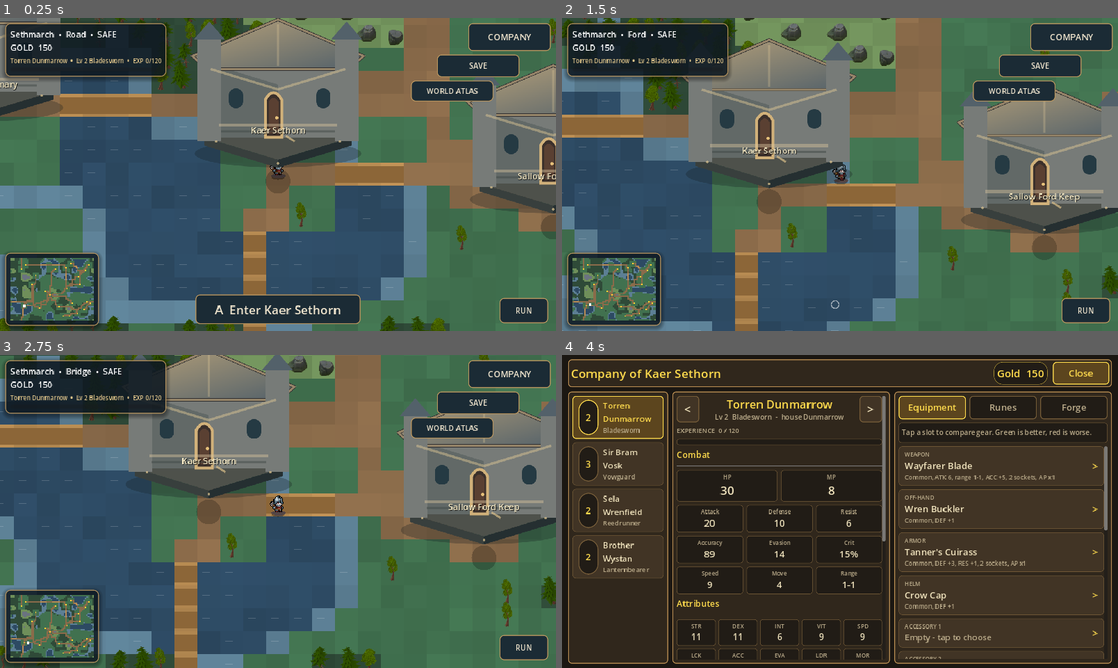
Above: before the commit, frames 1-4 (two rows, left to right).
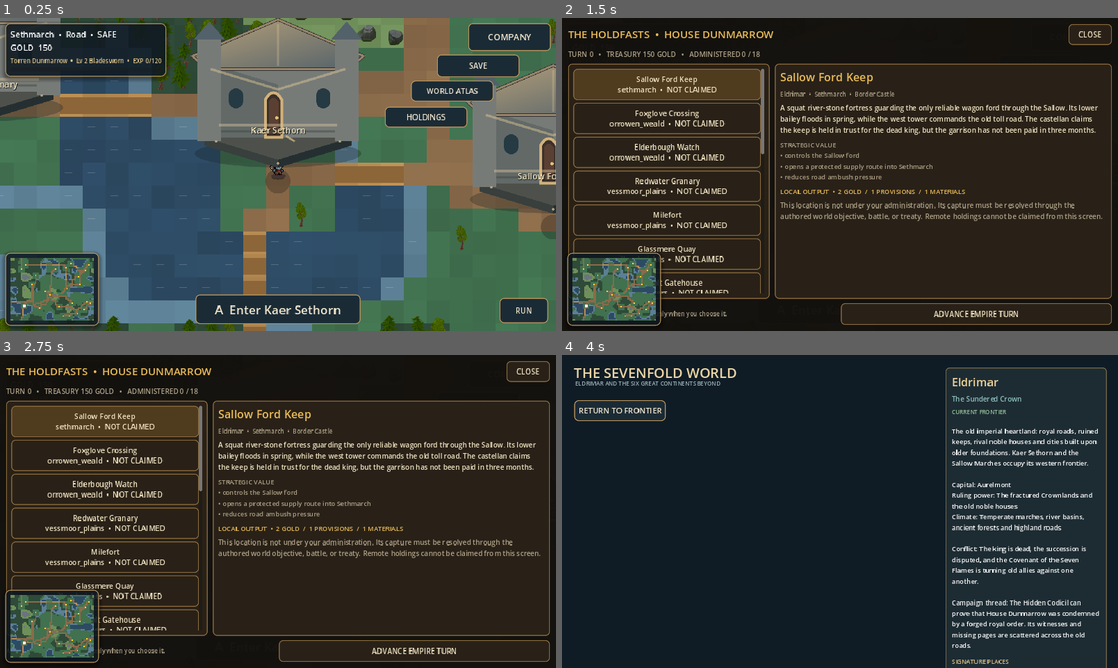
Above: after the commit, the same moments.

Repository: ninjun42215-gif/KindleWake
Game: Godot game, scene res://World.tscn
The game is run twice, just before and just after one commit, with the same random seed, the same clock (stepped at 60 frames per second) and the same inputs. This scene is started directly instead of the project's main scene.
Inputs (mouse positions are in pixels of both pictures, inside the frame that each line leads up to):
- Up to frame 1 (0.25 s): no input
- Up to frame 2 (1.5 s): click (990, 118) at 0.5 s, where only the run after the commit has a clickable "HOLDINGS"; click (840, 309) at 1.25 s, where only the run after the commit has a clickable "A Enter Kaer Sethorn"
- Up to frame 3 (2.75 s): click (278, 646) at 2 s, where only the run after the commit has a clickable "A Enter Kaer Sethorn"
- Up to frame 4 (4 s): click "COMPANY" at 2.75 s; click "WORLD ATLAS" at 3.5 s

The runs differ from the first frame. In frame 1, 1.0% of the frame differs, in the area x 69-85%, y 28-36%; in frame 2, 92%; in frame 3, 94%, in the area x 0-100%, y 0-100%; in frame 4, 73%.

Commit message:
Integrate empire management screen into overworld HUD

Diff:
--- a/Kindlewake/scripts/ui/world_scene.gd
+++ b/Kindlewake/scripts/ui/world_scene.gd
@@ -2,6 +2,7 @@
 
 const CharacterSheetScript = preload("res://scripts/core/character_sheet.gd")
 const PartyScreenScript = preload("res://scripts/ui/party_screen.gd")
+const EmpireScreenScript = preload("res://scripts/ui/empire_screen.gd")
 const PrologueSystem = preload("res://scripts/core/prologue_system.gd")
 const HoldingSystem = preload("res://scripts/core/holding_system.gd")
 const ExplorationControls = preload("res://scripts/ui/exploration_controls.gd")
@@ -47,6 +48,8 @@
 var company_btn: Button
 var manual_save_btn: Button
 var global_atlas_btn: Button
+var empire_btn: Button
+var empire_screen: EmpireScreenScript
 var prompt_btn: Button
 var place_panel: PanelContainer
 var place_title: Label
@@ -741,6 +744,9 @@
     if global_atlas_btn != null:
         global_atlas_btn.custom_minimum_size = Vector2(clampf(vw * 0.16, 130.0, 190.0), 48.0)
         global_atlas_btn.add_theme_font_size_override("font_size", 14 if compact else 17)
+    if empire_btn != null:
+        empire_btn.custom_minimum_size = Vector2(clampf(vw * 0.16, 130.0, 190.0), 48.0)
+        empire_btn.add_theme_font_size_override("font_size", 14 if compact else 17)
     if prompt_btn != null:
         prompt_btn.custom_minimum_size = Vector2(clampf(vw * 0.42, 230.0, 380.0), 64.0 if compact else 68.0)
         prompt_btn.add_theme_font_size_override("font_size", 20 if compact else 28)
@@ -804,6 +810,11 @@
     root.add_child(global_atlas_btn)
     global_atlas_btn.set_anchors_and_offsets_preset(Control.PRESET_TOP_RIGHT, Control.PRESET_MODE_MINSIZE, 144)
     global_atlas_btn.grow_horizontal = Control.GROW_DIRECTION_BEGIN
+    empire_btn = _btn("HOLDINGS", _open_empire, 17)
+    empire_btn.custom_minimum_size = Vector2(190, 48)
+    root.add_child(empire_btn)
+    empire_btn.set_anchors_and_offsets_preset(Control.PRESET_TOP_RIGHT, Control.PRESET_MODE_MINSIZE, 204)
+    empire_btn.grow_horizontal = Control.GROW_DIRECTION_BEGIN
 
     # Top-centre: ambush banner
     banner = _hud_panel(0.95)
@@ -868,6 +879,29 @@
     party_screen.visible = false
     party_screen.closed.connect(_on_party_closed)
 
+    empire_screen = EmpireScreenScript.new()
+    root.add_child(empire_screen)
+    empire_screen.setup(GameData.world_expansion.get("capturable_locations", []))
+    empire_screen.set_anchors_and_offsets_preset(Control.PRESET_FULL_RECT)
+    empire_screen.visible = false
+    empire_screen.closed.connect(_on_empire_closed)
+
+
+
+func _open_empire() -> void:
+    if panel_open or party_screen.visible or ambush_timer >= 0.0:
+        return
+    has_target = false
+    pressing = false
+    GameState.world_pos = wmap.wrap_position(player_pos)
+    GameState.save_campaign("auto_a")
+    panel_open = true
+    empire_screen.open()
+
+
+func _on_empire_closed() -> void:
+    panel_open = false
+    _update_hud()
 
 
 func _open_world_atlas() -> void:
